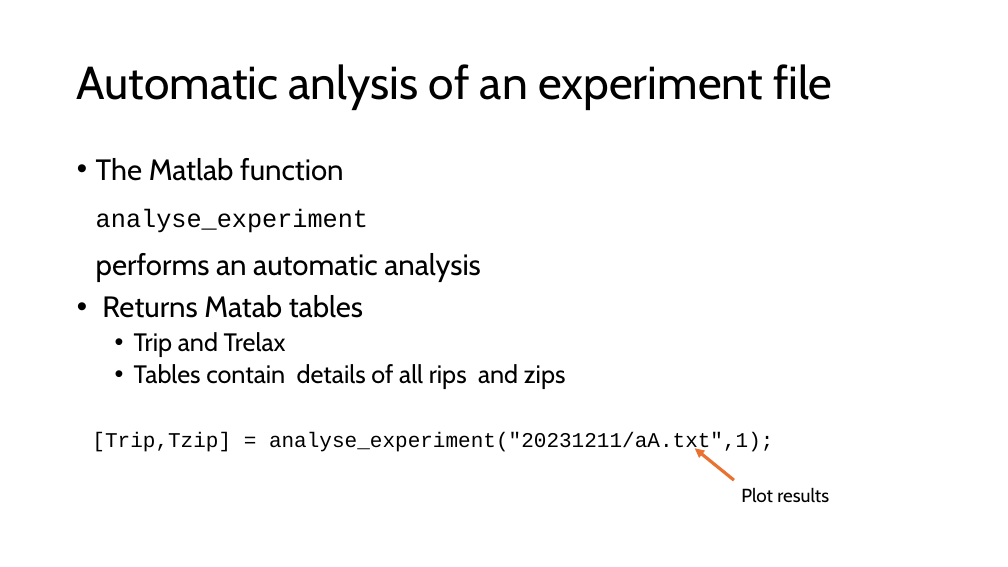
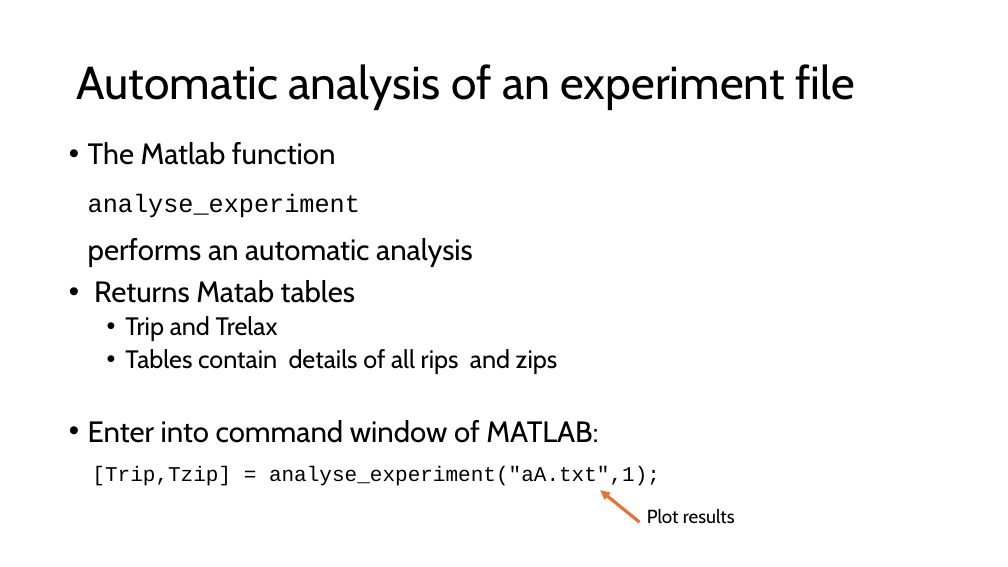
Before and after one commit to are-mj/OpticalTweezers, a slide deck: slide 23 of Summer school 2024/Analysis of protein stretching experiments.pptx. Drawn at 1008x567 pixels with LibreOffice and Linux fonts; fonts in the diff are those of the drawing. Boxes give left, top, right and bottom in pixels: in the first picture for what was removed or moved away, otherwise in the second. Text is boxed around its words. In the diff, an @@ line names an element or a change of style, - is before the commit and + after.

```diff
--- a/Summer school 2024/Analysis of protein stretching experiments.pptx
+++ b/Summer school 2024/Analysis of protein stretching experiments.pptx
@@ title at [77,64,854,110]: text changed @@
-Automatic anlysis of an experiment file
+Automatic analysis of an experiment file
@@ text "The Matlab function analyse_experiment performs ...": place and size @@
-text "The Matlab function analyse_experiment performs ..." at [96,158,566,389]
+text "The Matlab function analyse_experiment performs ..." at [88,142,598,443]
@@ text at [88,420,598,443]: paragraph added @@
+• Enter into command window of MATLAB:
@@ text at [92,466,660,486]: text changed @@
-[Trip,Tzip] = analyse_experiment("20231211/aA.txt",1);
+[Trip,Tzip] = analyse_experiment("aA.txt",1);
@@ arrow moved from (734, 480) - (695, 448) to (640, 523) - (600, 491) @@
@@ text "Plot results": place and size @@
-text "Plot results" at [741,487,829,503]
+text "Plot results" at [647,508,735,524]
```
Also in this commit, not shown: 2 other slides changed, 1 other file.
